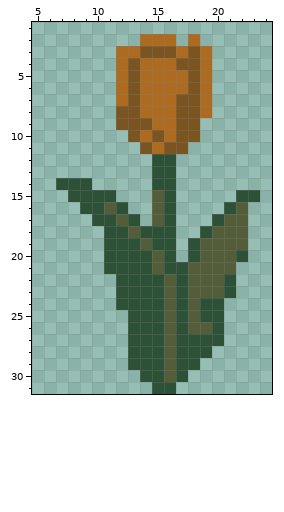
Two states of a pixel-art sprite, Medival_pack/textures/blocks/flower_tulip_orange.png. That is the earlier state.
The file is 32x32 pixels. Shown: x 5..24, y 1..31.
The same view after the edit:
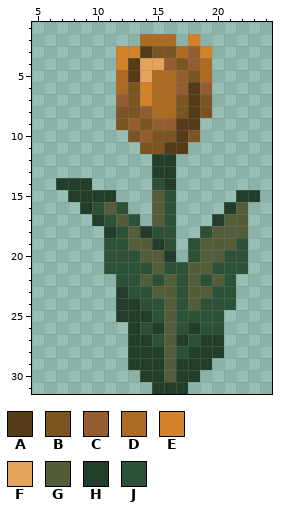
Palette (. is transparent): A #553b17  B #7a5521  C #945c31  D #ad6b21  E #d38228  F #e6a35c  G #545d3a  H #223d29  J #2d5137
Commit message: flowers changing the appearance
What changed:
Colour B becomes colour A in row 3 at x 14; in rows 4 to 5 at x 13; in rows 6 to 8 at x 18; in row 9 at x 17 to 18; in row 10 at x 17; in row 11 at x 16 to 17.
Colour D becomes colour B in rows 7 to 8 at x 19; in row 10 at x 16; in row 11 at x 15.
Colour B becomes colour C in rows 3 to 4 at x 18; in row 9 at x 13.
Colour D becomes colour C in row 4 at x 16; in row 5 at x 17; in row 6 at x 17 and 19; in row 7 at x 12; in row 8 at x 14; in row 9 at x 15 to 16.
Colour D becomes colour C in row 10 at x 14.
Colour D becomes colour E in row 2 at x 18; in row 3 at x 12 to 13 and 19; in row 4 at x 12; in rows 6 to 7 at x 14.
Colour D becomes colour F in row 4 at x 14 to 15; in row 5 at x 14.
Colour J becomes colour G in row 19 at x 13; in row 20 at x 14; in row 22 at x 14; in row 23 at x 15.
The author put colour H in row 25 at x 12; in row 28 at x 20; in row 29 at x 19; in row 30 at x 18; in row 31 at x 17.
Colour G becomes colour H in row 26 at x 18.
Colour J becomes colour H in rows 12 to 13 at x 15 to 16; in row 14 at x 7 to 9 and 16; in row 15 at x 8 to 11 and 22 to 23; in row 16 at x 9 and 21; in row 17 at x 10 and 20; in row 18 at x 11 and 14.
Colour J becomes colour H in row 19 at x 15; in row 20 at x 16; in row 23 at x 12; in row 24 at x 12 to 13; in row 25 at x 13 to 14; in row 26 at x 13 and 15.
Colour J becomes colour H in row 27 at x 13 to 14, 17 and 19 to 20; in row 28 at x 13 to 15 and 18 to 19; in row 29 at x 13 to 15 and 17 to 18; in row 30 at x 14 to 15 and 17; in row 31 at x 15 to 16.
The author put colour J in row 21 at x 22; in row 24 at x 21.
Colour G becomes colour J in row 19 at x 22; in row 20 at x 21; in row 21 at x 20 to 21; in row 22 at x 19; in row 23 at x 20; in row 25 at x 18.
Colour G becomes colour J in row 26 at x 19.
Changed places in both pictures, as pixel boxes (x1, y1, x2, y2):
changed: (56, 34, 260, 394)
